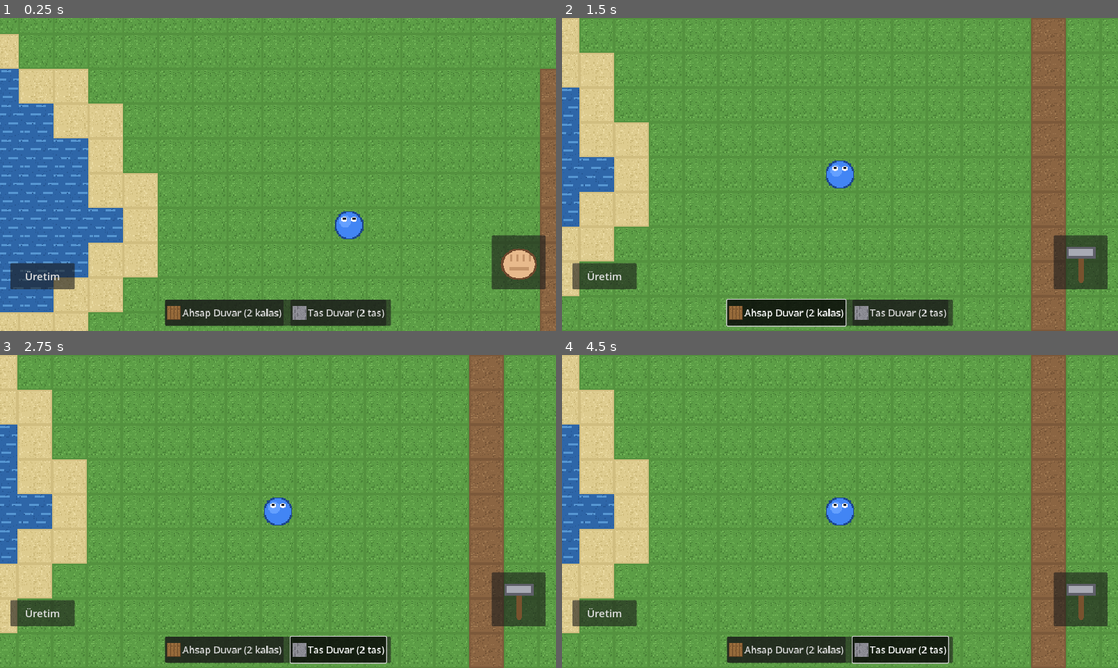
Above: before the commit, frames 1-4 (two rows, left to right).
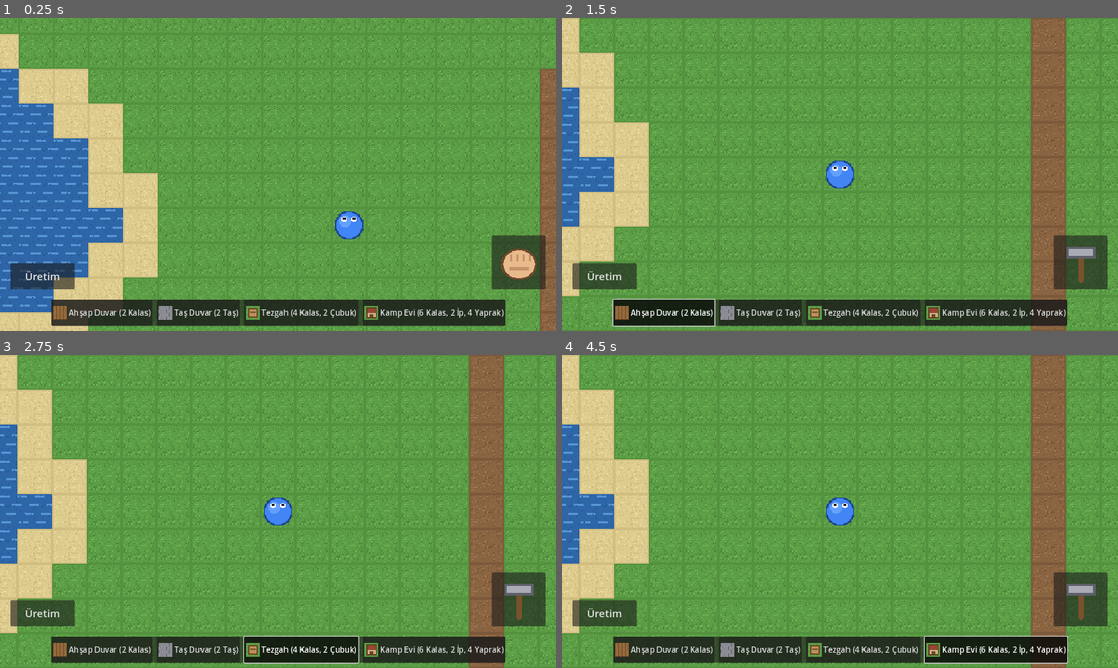
Above: after the commit, the same moments.

Repository: ozcinarece/Rable
Game: Godot game, scene res://scenes/World.tscn
Two runs of this game, one before a commit and one after it. Both use one fixed random seed, a clock stepped at 60 frames per second and the inputs below.
Inputs (mouse positions are in pixels of both pictures, inside the frame that each line leads up to):
- Up to frame 1 (0.25 s): no input
- Up to frame 2 (1.5 s): click (784, 312) at 0.5 s, where only the run before the commit has a clickable "Ahsap Duvar (2 kalas)"; click (662, 312) at 1.25 s, where only the run after the commit has a clickable "Ahşap Duvar (2 Kalas)"
- Up to frame 3 (2.75 s): click (339, 649) at 2 s, where only the run before the commit has a clickable "Tas Duvar (2 tas)"
- Up to frame 4 (4.5 s): click (762, 649) at 2.75 s, where only the run after the commit has a clickable "Taş Duvar (2 Taş)"; click (862, 649) at 3.5 s, where only the run after the commit has a clickable "Tezgah (4 Kalas, 2 Çubuk)"; click (995, 649) at 4.25 s, where only the run after the commit has a clickable "Kamp Evi (6 Kalas, 2 İp, 4 Ya…"

The runs differ from the first frame. In frame 1, 4.6% of the frame differs, in the area x 9-91%, y 90-99%; in frame 2, 4.9%, in the area x 9-91%, y 89-99%; in frame 3, 4.7%; in frame 4, 4.8%.

Commit message:
M4c+M4d: aletler, calisma tezgahi ve kamp evi (base)
Aletler:
- Balta (2 cubuk + 1 ip + 1 tas) [tezgah]: agac 3 -> 1 vurus
- Kazma (2 cubuk + 1 ip + 2 tas) [tezgah]: tas 4 -> 2 vurus
- TILE_DEFS'e genel "tool" alani: dogru alet envanterdeyse vurus duser

Yapilar:
- Tezgah (4 kalas + 2 cubuk): yanindayken [Tezgah] tarifleri acilir;
  Crafting.near_station World tarafindan her kare guncellenir,
  degisince HUD tarif butonlarini yeniler (station_changed sinyali)
- Kamp Evi (6 kalas + 2 ip + 4 yaprak): dikilince yeniden dogma
  noktasi olur ("Kamp kuruldu!" bildirimi); olum M5'te gelecek
- Insa cubugu artik BUILD_RECIPES'ten dinamik uretiliyor (4 buton);
  yeni yapi eklemek = recipes.gd'ye bir satir
- Ahsap duvar sokulunce artik dogru sekilde kalas iade ediyor

Gorseller: tezgah ve ev tile'lari, balta/kazma esya ikonlari.
TASARIM.md yol haritasi guncellendi (M4 tamam).

Diff:
--- a/scenes/HUD.tscn
+++ b/scenes/HUD.tscn
@@ -1,8 +1,6 @@
-[gd_scene load_steps=4 format=3]
+[gd_scene load_steps=2 format=3]
 
 [ext_resource type="Script" path="res://scripts/hud.gd" id="1_script"]
-[ext_resource type="Texture2D" path="res://assets/tiles/wood_wall.png" id="4_wood_wall"]
-[ext_resource type="Texture2D" path="res://assets/tiles/stone_wall.png" id="5_stone_wall"]
 
 [node name="HUD" type="CanvasLayer"]
 script = ExtResource("1_script")
@@ -19,27 +17,15 @@
 anchor_top = 1.0
 anchor_right = 0.5
 anchor_bottom = 1.0
-offset_left = -260.0
+offset_left = -480.0
 offset_top = -72.0
-offset_right = 260.0
+offset_right = 480.0
 offset_bottom = -12.0
 grow_horizontal = 2
 grow_vertical = 0
 
 [node name="HBox" type="HBoxContainer" parent="BuildBar"]
-theme_override_constants/separation = 16
-
-[node name="WoodWallButton" type="Button" parent="BuildBar/HBox"]
-toggle_mode = true
-text = "Ahsap Duvar (2 kalas)"
-icon = ExtResource("4_wood_wall")
-theme_override_font_sizes/font_size = 22
-
-[node name="StoneWallButton" type="Button" parent="BuildBar/HBox"]
-toggle_mode = true
-text = "Tas Duvar (2 tas)"
-icon = ExtResource("5_stone_wall")
-theme_override_font_sizes/font_size = 22
+theme_override_constants/separation = 10
 
 [node name="ActionButton" type="Button" parent="."]
 anchor_left = 1.0
--- a/scripts/crafting.gd
+++ b/scripts/crafting.gd
@@ -7,8 +7,16 @@
 
 const Recipes = preload("res://scripts/recipes.gd")
 
+## Tezgah yakinligi degistiginde yayinlanir (HUD tarif butonlarini gunceller)
+signal station_changed
+
 ## Oyuncu su anda bir calisma tezgahinin yaninda mi? (World gunceller)
-var near_station: bool = false
+var near_station: bool = false:
+	set(value):
+		if near_station == value:
+			return
+		near_station = value
+		station_changed.emit()
 
 ## Tarif su an uretilebilir mi? (istasyon + kaynak kontrolu)
 func can_craft(recipe_id: String) -> bool:
--- a/scripts/hud.gd
+++ b/scripts/hud.gd
@@ -2,7 +2,7 @@
 ## Oyun arayuzu:
 ##   - Sol ust: dinamik envanter cubugu (sahip olunan esyalar otomatik)
 ##   - Sol alt: "Uretim" butonu + tarif paneli
-##   - Alt orta: insa cubugu
+##   - Alt orta: insa cubugu (BUILD_RECIPES'ten dinamik uretilir)
 ##   - Sag alt: ikonlu aksiyon butonu (yumruk/balta/cekic)
 
 ## Insa modu degistiginde yayinlanir; recipe_id bos ise mod kapali demektir.
@@ -19,24 +19,24 @@
 const ICON_BUILD := preload("res://assets/ui/hammer.png")
 
 @onready var inventory_box: HBoxContainer = $Panel/HBox
-@onready var wood_wall_button: Button = $BuildBar/HBox/WoodWallButton
-@onready var stone_wall_button: Button = $BuildBar/HBox/StoneWallButton
+@onready var build_box: HBoxContainer = $BuildBar/HBox
 @onready var action_button: Button = $ActionButton
 @onready var craft_button: Button = $CraftButton
 @onready var craft_panel: PanelContainer = $CraftPanel
 @onready var craft_rows: VBoxContainer = $CraftPanel/VBox/Rows
 
 var _action_state: String = "idle"
-var _craft_buttons: Dictionary = {}  # recipe_id -> Uret butonu (durum guncelleme icin)
+var _craft_buttons: Dictionary = {}  # recipe_id -> Uret butonu
+var _build_buttons: Dictionary = {}  # recipe_id -> insa toggle butonu
 
 func _ready() -> void:
 	Inventory.changed.connect(_refresh)
-	wood_wall_button.toggled.connect(_on_build_button_toggled.bind("ahsap_duvar", wood_wall_button))
-	stone_wall_button.toggled.connect(_on_build_button_toggled.bind("tas_duvar", stone_wall_button))
+	Crafting.station_changed.connect(_update_craft_buttons)
 	action_button.pressed.connect(func(): action_pressed.emit())
 	action_button.icon = ICON_FIST
 	craft_button.toggled.connect(func(pressed: bool): craft_panel.visible = pressed)
 	craft_panel.visible = false
+	_build_build_bar()
 	_build_craft_panel()
 	_refresh()
 
@@ -67,6 +67,31 @@
 		var spacer := Control.new()
 		spacer.custom_minimum_size = Vector2(10, 0)
 		inventory_box.add_child(spacer)
+
+# --- Insa cubugu (dinamik) ----------------------------------------------
+
+func _build_build_bar() -> void:
+	for recipe_id in Recipes.BUILD_RECIPES:
+		var recipe: Dictionary = Recipes.BUILD_RECIPES[recipe_id]
+		var button := Button.new()
+		button.toggle_mode = true
+		button.icon = load(recipe["icon"])
+		button.text = "%s (%s)" % [recipe["name"], _cost_text(recipe["cost"])]
+		button.add_theme_font_size_override("font_size", 18)
+		button.toggled.connect(_on_build_button_toggled.bind(recipe_id, button))
+		build_box.add_child(button)
+		_build_buttons[recipe_id] = button
+
+func _on_build_button_toggled(pressed: bool, recipe_id: String, button: Button) -> void:
+	if pressed:
+		# Ayni anda tek tarif secili olabilir: digerlerini sessizce kapat
+		for other_id in _build_buttons:
+			var other: Button = _build_buttons[other_id]
+			if other != button and other.button_pressed:
+				other.set_pressed_no_signal(false)
+		build_toggled.emit(recipe_id)
+	else:
+		build_toggled.emit("")
 
 # --- Uretim paneli ------------------------------------------------------
 
@@ -100,17 +125,23 @@
 
 		craft_rows.add_child(row)
 
-# "Kalas x2  (1 Odun)" gibi bir tarif metni uretir.
+# "Balta x1  (2 Çubuk, 1 İp, 1 Taş) [Tezgah]" gibi bir tarif metni uretir.
 func _recipe_text(recipe: Dictionary) -> String:
 	var outs: PackedStringArray = []
 	for item_id in recipe["output"]:
 		outs.append("%s x%d" % [Items.display_name(item_id), recipe["output"][item_id]])
+	var text := "%s  (%s)" % [" ".join(outs), _cost_text(recipe["cost"])]
+	if recipe["station"] != "":
+		text += "  [Tezgah]"
+	return text
+
+func _cost_text(cost: Dictionary) -> String:
 	var costs: PackedStringArray = []
-	for item_id in recipe["cost"]:
-		costs.append("%d %s" % [recipe["cost"][item_id], Items.display_name(item_id)])
-	return "%s  (%s)" % [" ".join(outs), ", ".join(costs)]
+	for item_id in cost:
+		costs.append("%d %s" % [cost[item_id], Items.display_name(item_id)])
+	return ", ".join(costs)
 
-# Kaynagi yetmeyen tariflerin Uret butonunu soluk/pasif yapar.
+# Uretilemeyen tariflerin (kaynak yok / tezgah uzak) butonunu pasif yapar.
 func _update_craft_buttons() -> void:
 	for recipe_id in _craft_buttons:
 		_craft_buttons[recipe_id].disabled = not Crafting.can_craft(recipe_id)
@@ -129,15 +160,3 @@
 			action_button.icon = ICON_BUILD
 		_:
 			action_button.icon = ICON_FIST
-
-# --- Insa cubugu --------------------------------------------------------
-
-func _on_build_button_toggled(pressed: bool, recipe_id: String, button: Button) -> void:
-	if pressed:
-		# Ayni anda tek tarif secili olabilir: digerini sessizce kapat
-		for other in [wood_wall_button, stone_wall_button]:
-			if other != button and other.button_pressed:
-				other.set_pressed_no_signal(false)
-		build_toggled.emit(recipe_id)
-	else:
-		build_toggled.emit("")
--- a/scripts/items.gd
+++ b/scripts/items.gd
@@ -12,6 +12,8 @@
 	"cubuk": {"name": "Çubuk", "icon": "res://assets/items/cubuk.png"},
 	"ip": {"name": "İp", "icon": "res://assets/items/ip.png"},
 	"tas": {"name": "Taş", "icon": "res://assets/items/tas.png"},
+	"balta": {"name": "Balta", "icon": "res://assets/items/balta.png"},
+	"kazma": {"name": "Kazma", "icon": "res://assets/items/kazma.png"},
 }
 
 static func display_name(item_id: String) -> String:
--- a/scripts/recipes.gd
+++ b/scripts/recipes.gd
@@ -2,6 +2,8 @@
 ## Tum tarifler tek yerde.
 ##
 ## BUILD_RECIPES: haritaya yerlestirilen yapilar (insa cubugu)
+##   name: butonda gorunen ad
+##   icon: butonda gorunen ikon
 ##   tile: yerlestirilecek harita karakteri (world.gd TILE_DEFS'te tanimli)
 ##   cost: insa maliyeti
 ##
@@ -9,15 +11,23 @@
 ##   output:  uretilen esya(lar) ve adetleri
 ##   cost:    harcanan esyalar
 ##   station: "" = elde her yerde uretilir;
-##            "tezgah" = calisma tezgahinin yaninda olmayi gerektirir (M4d)
+##            "tezgah" = calisma tezgahinin yaninda olmayi gerektirir
 
 const BUILD_RECIPES: Dictionary = {
-	"ahsap_duvar": {"tile": "W", "cost": {"kalas": 2}},
-	"tas_duvar": {"tile": "K", "cost": {"tas": 2}},
+	"ahsap_duvar": {"name": "Ahşap Duvar", "icon": "res://assets/tiles/wood_wall.png",
+			"tile": "W", "cost": {"kalas": 2}},
+	"tas_duvar": {"name": "Taş Duvar", "icon": "res://assets/tiles/stone_wall.png",
+			"tile": "K", "cost": {"tas": 2}},
+	"tezgah": {"name": "Tezgah", "icon": "res://assets/tiles/tezgah.png",
+			"tile": "B", "cost": {"kalas": 4, "cubuk": 2}},
+	"kamp_evi": {"name": "Kamp Evi", "icon": "res://assets/tiles/ev.png",
+			"tile": "E", "cost": {"kalas": 6, "ip": 2, "yaprak": 4}},
 }
 
 const CRAFT_RECIPES: Dictionary = {
 	"kalas": {"output": {"kalas": 2}, "cost": {"odun": 1}, "station": ""},
 	"cubuk": {"output": {"cubuk": 2}, "cost": {"kalas": 1}, "station": ""},
 	"ip": {"output": {"ip": 1}, "cost": {"yaprak": 3}, "station": ""},
+	"balta": {"output": {"balta": 1}, "cost": {"cubuk": 2, "ip": 1, "tas": 1}, "station": "tezgah"},
+	"kazma": {"output": {"kazma": 1}, "cost": {"cubuk": 2, "ip": 1, "tas": 2}, "station": "tezgah"},
 }
--- a/scripts/world.gd
+++ b/scripts/world.gd
@@ -26,20 +26,27 @@
 #   becomes: toplandiktan sonra tile'in donusecegi karakter
 #            (insa edilmis duvarlarda bunun yerine altindaki zemin geri gelir)
 #   hits:    kac vurusta toplanacagi (yazilmazsa 1; buyuk/sert seyler fazla)
+#   tool:    dogru alet envanterdeyse vurus sayisi dusurulur
 const TILE_DEFS: Dictionary = {
 	".": {"texture": "res://assets/tiles/grass.png", "solid": false},
 	"d": {"texture": "res://assets/tiles/dirt.png", "solid": false},
 	"s": {"texture": "res://assets/tiles/sand.png", "solid": false},
 	"~": {"texture": "res://assets/tiles/water.png", "solid": true},
 	"#": {"texture": "res://assets/tiles/stone.png", "solid": true,
-			"drops": {"tas": 2}, "becomes": "d", "hits": 4},
+			"drops": {"tas": 2}, "becomes": "d", "hits": 4,
+			"tool": {"item": "kazma", "hits": 2}},
 	"T": {"texture": "res://assets/tiles/tree.png", "solid": true,
-			"drops": {"odun": 3, "yaprak": 2}, "becomes": ".", "hits": 3},
+			"drops": {"odun": 3, "yaprak": 2}, "becomes": ".", "hits": 3,
+			"tool": {"item": "balta", "hits": 1}},
 	# Insa edilebilir yapilar (sokulunce maliyeti tamamen iade edilir)
 	"W": {"texture": "res://assets/tiles/wood_wall.png", "solid": true,
-			"drops": {"odun": 2}, "becomes": ".", "hits": 2},
+			"drops": {"kalas": 2}, "becomes": ".", "hits": 2},
 	"K": {"texture": "res://assets/tiles/stone_wall.png", "solid": true,
 			"drops": {"tas": 2}, "becomes": ".", "hits": 3},
+	"B": {"texture": "res://assets/tiles/tezgah.png", "solid": true,
+			"drops": {"kalas": 4, "cubuk": 2}, "becomes": ".", "hits": 2},
+	"E": {"texture": "res://assets/tiles/ev.png", "solid": true,
+			"drops": {"kalas": 6, "ip": 2, "yaprak": 4}, "becomes": ".", "hits": 3},
 }
 
 @onready var ground_tile_map: TileMap = $GroundTileMap
@@ -53,6 +60,7 @@
 var _selected_recipe_id: String = ""
 var _map_width: int = 0
 var _map_height: int = 0
+var _respawn_cell: Vector2i = Vector2i.ZERO  # olum gelince (M5) burada dogacak
 
 func _ready() -> void:
 	ground_tile_map.tile_set = _build_tile_set()
@@ -65,6 +73,8 @@
 	# Aksiyon butonunun ikonunu duruma gore guncelle
 	# (yumruk = bos, balta = yakinda toplanabilir sey var, cekic = insa modu)
 	hud.set_action_state(_compute_action_state())
+	# Tezgah tarifleri sadece tezgahin yanindayken uretilebilir
+	Crafting.near_station = _is_near_tile("B")
 
 # --- Kurulum -----------------------------------------------------------
 
@@ -110,6 +120,7 @@
 			var ch := row[x]
 			if ch == "P":
 				player.position = ground_tile_map.map_to_local(Vector2i(x, y))
+				_respawn_cell = Vector2i(x, y)
 				ch = "."
 			if not TILE_DEFS.has(ch):
 				ch = "."
@@ -191,6 +202,11 @@
 
 	_floor_under[cell] = ch  # sokulurse ayni zemin geri gelsin
 	_set_cell_char(cell, recipe["tile"])
+
+	# Kamp evi dikildiyse yeniden dogma noktasi artik burasi
+	if recipe["tile"] == "E":
+		_respawn_cell = cell
+		_spawn_floating_text(cell, "Kamp kuruldu!", Color(0.75, 0.9, 1.0))
 	return true
 
 # Hedef hucreye bir vurus yapar; yeterince vurulduysa toplar.
@@ -204,8 +220,11 @@
 
 	var def: Dictionary = TILE_DEFS[ch]
 
-	# Coklu vurus: buyuk/sert seyler tek vurusta dusmez
+	# Coklu vurus: buyuk/sert seyler tek vurusta dusmez.
+	# Dogru alet envanterdeyse cok daha az vurus yeter.
 	var hits_needed: int = def.get("hits", 1)
+	if def.has("tool") and Inventory.get_count(def["tool"]["item"]) > 0:
+		hits_needed = def["tool"]["hits"]
 	var damage: int = _cell_damage.get(cell, 0) + 1
 	if damage < hits_needed:
 		_cell_damage[cell] = damage
@@ -269,6 +288,17 @@
 	return cell.x > 0 and cell.y > 0 \
 		and cell.x < _map_width - 1 and cell.y < _map_height - 1
 
+# Oyuncunun 8 komsusundan herhangi biri verilen karakter mi?
+func _is_near_tile(target_ch: String) -> bool:
+	var player_cell := _get_player_cell()
+	for oy in [-1, 0, 1]:
+		for ox in [-1, 0, 1]:
+			if ox == 0 and oy == 0:
+				continue
+			if _cell_char.get(player_cell + Vector2i(ox, oy), "") == target_ch:
+				return true
+	return false
+
 func _get_player_cell() -> Vector2i:
 	return ground_tile_map.local_to_map(ground_tile_map.to_local(player.global_position))
 
Binary file added: assets/items/balta.png
Binary file added: assets/items/kazma.png
Binary file added: assets/tiles/ev.png
Binary file added: assets/tiles/tezgah.png
Not shown, changed: TASARIM.md
